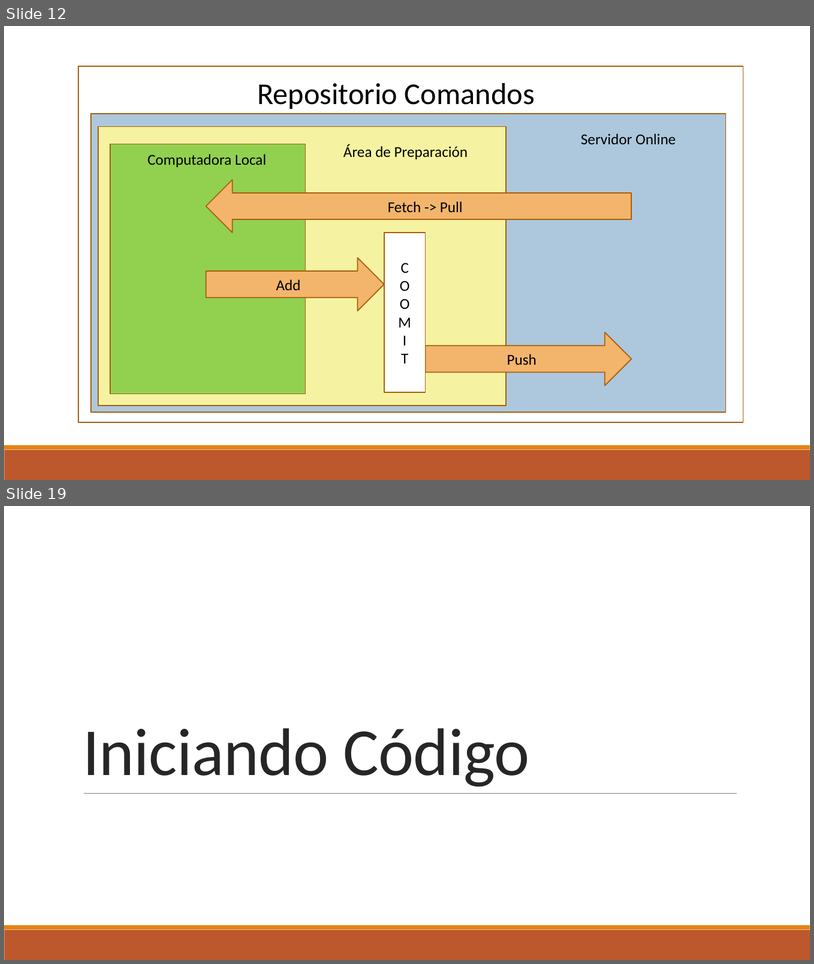
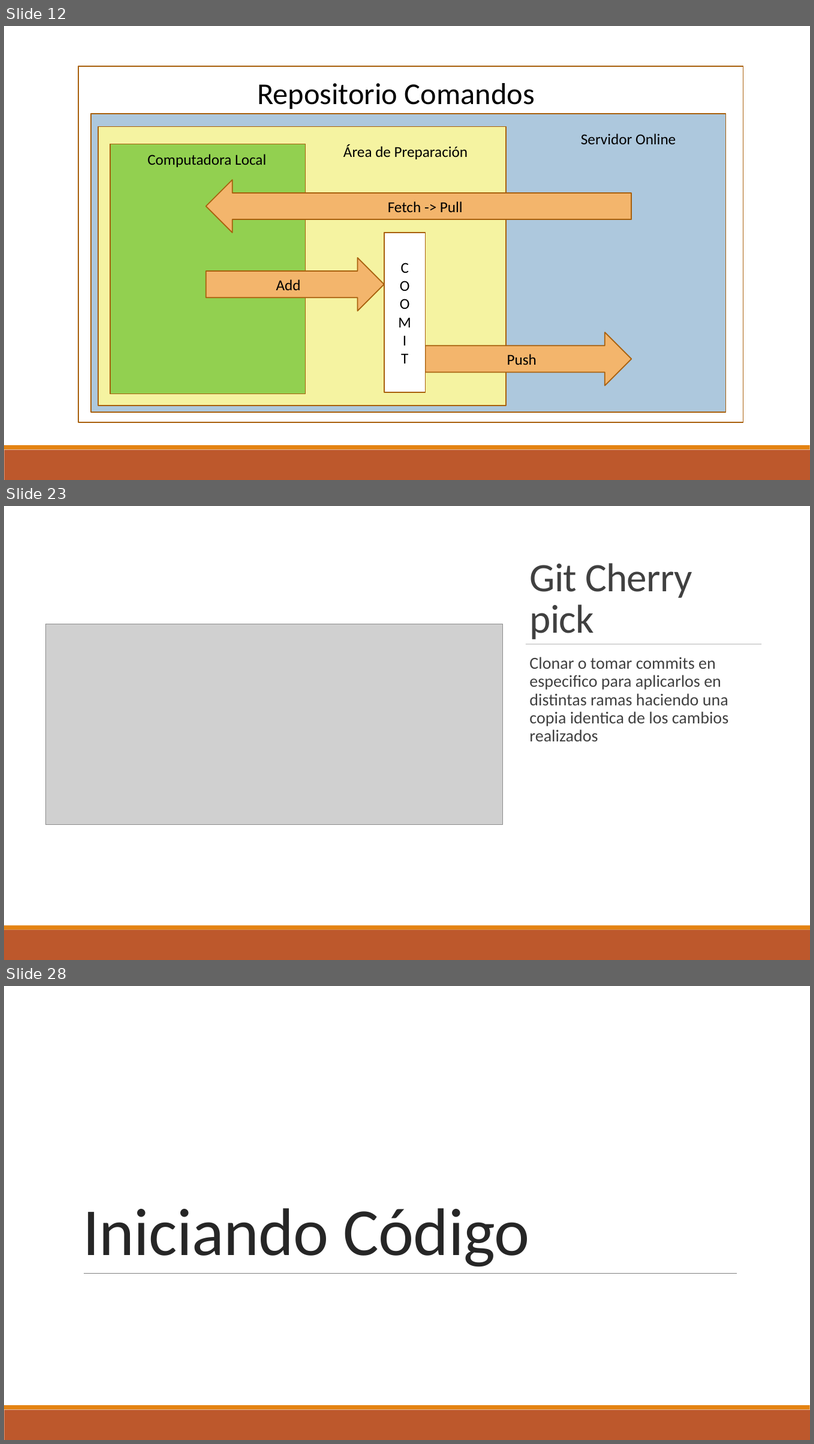
Before and after one commit to DuckHunter213/TutorialGit, a slide deck: Git.pptx. Shown one above the other, each under a label of ours: slides 12 and 19 before the commit, slides 12, 23 and 28 after it; the slides between them are not shown. The pictures are 814x964 and 814x1444 pixels, drawn with LibreOffice and Linux fonts; fonts in the diff are those of the drawing; grey boxes stand for pictures; background and template pictures are left out. Boxes give left, top, right and bottom in pixels: in the first picture for what was removed or moved away, otherwise in the second. Text is boxed around its words. In the diff, an @@ line names an element or a change of style, - is before the commit and + after.

Commit message:
Cambios para la presentación del Viernes

```diff
--- a/Git.pptx
+++ b/Git.pptx
@@ slide 23 added at (x1=4, y1=506, x2=810, y2=960), background #FFFFFF @@
@@ rectangle added at (x1=4, y1=506, x2=810, y2=925), fill #FFFFFF @@
@@ title added at (x1=530, y1=563, x2=693, y2=639), 48 pt, text #404040 @@
+Git Cherry pick
@@ picture added at (x1=46, y1=624, x2=503, y2=824) @@
@@ line added from (526, 644) to (762, 644), #808080 0.5 pt @@
@@ text added at (x1=530, y1=657, x2=729, y2=741), 20 pt, text #404040 @@
+  Clonar o tomar commits en especifico para aplicarlos en distintas ramas haciendo una copia identica de los cambios realizados
@@ rectangle added at (x1=4, y1=925, x2=810, y2=930), fill #E48312 @@
@@ rectangle added at (x1=4, y1=930, x2=810, y2=960), fill #BD582C @@
@@ what was slide 19 is now slide 28 @@
```
Also in this commit, not shown: 14 other slides added, 2 slides removed.
